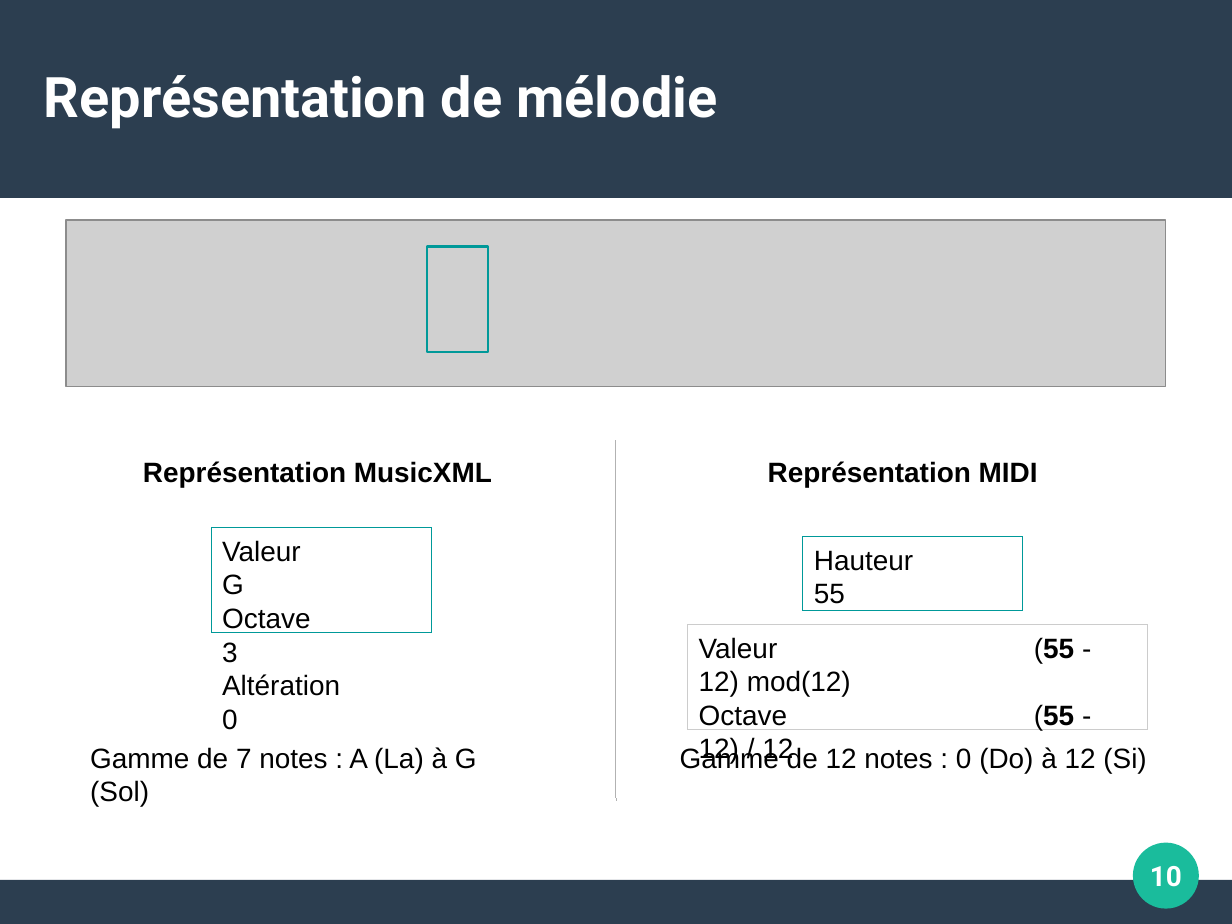
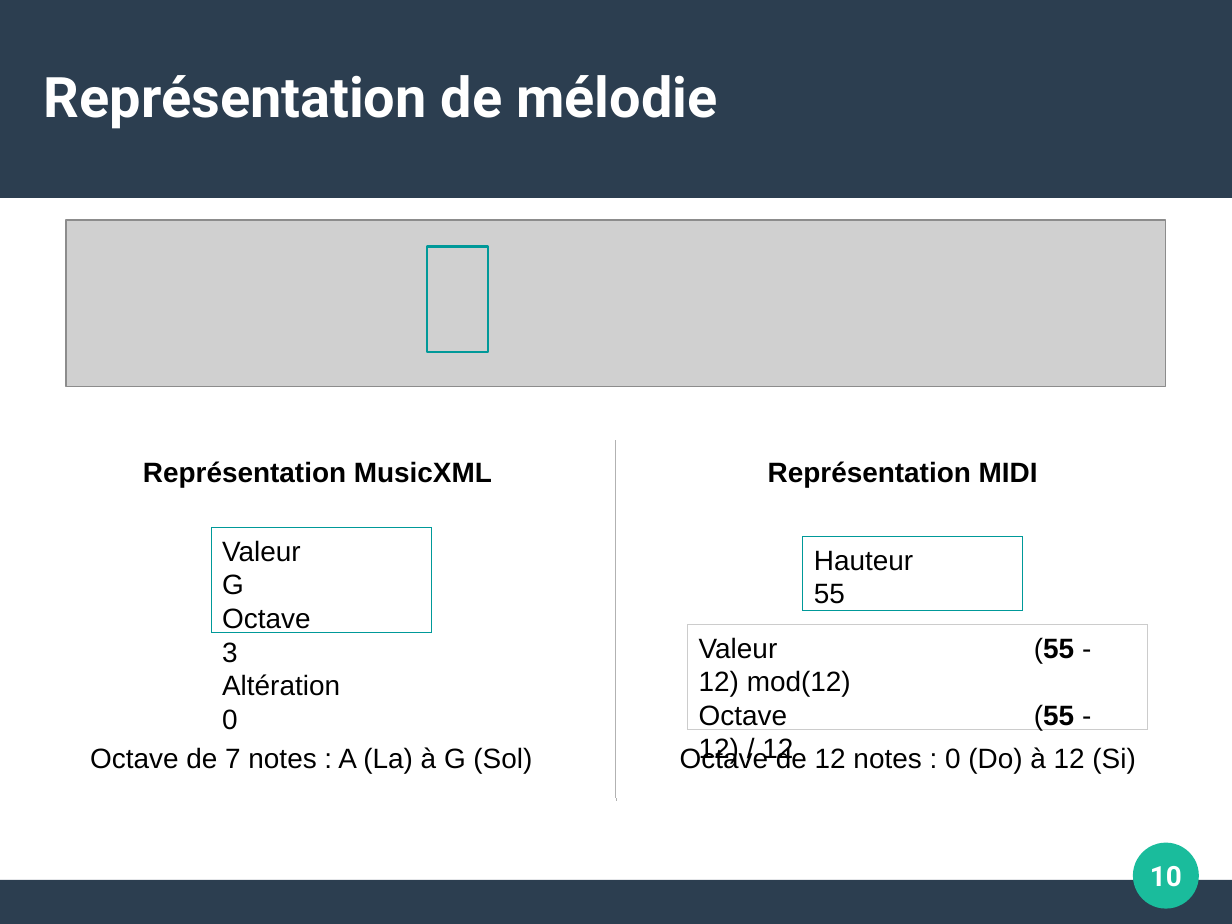
Before and after one commit to ThibautRoperch/ImproMusicale, a slide deck: slide 10 of Soutenance - Diapo.odp. Drawn at 1232x924 pixels with LibreOffice and Linux fonts; fonts in the diff are those of the drawing; grey boxes stand for pictures. Boxes give left, top, right and bottom in pixels: in the first picture for what was removed or moved away, otherwise in the second. Text is boxed around its words. In the diff, an @@ line names an element or a change of style, - is before the commit and + after.

```diff
--- a/Soutenance - Diapo.odp
+++ b/Soutenance - Diapo.odp
@@ text at bbox=[90, 747, 532, 773]: text changed @@
-Gamme de 7 notes : A (La) à G (Sol)
+Octave de 7 notes : A (La) à G (Sol)
@@ text at bbox=[680, 746, 1135, 773]: text changed @@
-Gamme de 12 notes : 0 (Do) à 12 (Si)
+Octave de 12 notes : 0 (Do) à 12 (Si)
```
Also in this commit, not shown: 10 other slides changed, 18 slides added, 28 other files.
